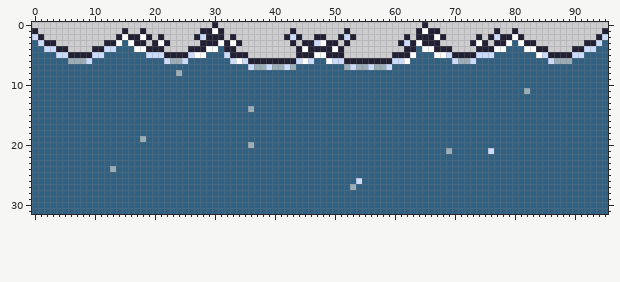
Two versions of one sprite sheet, resources/sprites/maps/water2.png. Above: the version before the commit.
The file is 96x32 pixels.
After:
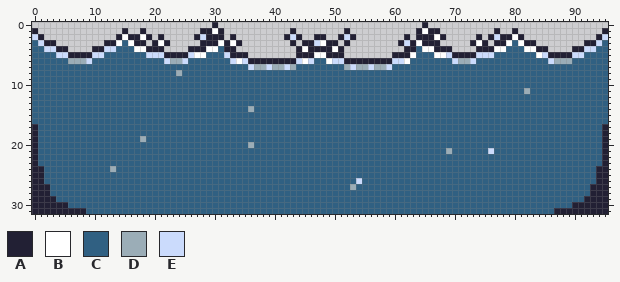
Palette (. is transparent): A #222034  B #ffffff  C #306082  D #9badb7  E #cbdbfc
Changes in this commit:
@@ x 0..95 @@
 16 CCCCCCCCCCCCCCCCCCCCCCCCCCCCCCCCCCCCCCCCCCCCCCCCCCCCCCCCCCCCCCCCCCCCCCCCCCCCCCCCCCCCCCCCCCCCCCCC
-17 CCCCCCCCCCCCCCCCCCCCCCCCCCCCCCCCCCCCCCCCCCCCCCCCCCCCCCCCCCCCCCCCCCCCCCCCCCCCCCCCCCCCCCCCCCCCCCCC
-18 CCCCCCCCCCCCCCCCCCCCCCCCCCCCCCCCCCCCCCCCCCCCCCCCCCCCCCCCCCCCCCCCCCCCCCCCCCCCCCCCCCCCCCCCCCCCCCCC
-19 CCCCCCCCCCCCCCCCCCDCCCCCCCCCCCCCCCCCCCCCCCCCCCCCCCCCCCCCCCCCCCCCCCCCCCCCCCCCCCCCCCCCCCCCCCCCCCCC
-20 CCCCCCCCCCCCCCCCCCCCCCCCCCCCCCCCCCCCDCCCCCCCCCCCCCCCCCCCCCCCCCCCCCCCCCCCCCCCCCCCCCCCCCCCCCCCCCCC
-21 CCCCCCCCCCCCCCCCCCCCCCCCCCCCCCCCCCCCCCCCCCCCCCCCCCCCCCCCCCCCCCCCCCCCCDCCCCCCECCCCCCCCCCCCCCCCCCC
-22 CCCCCCCCCCCCCCCCCCCCCCCCCCCCCCCCCCCCCCCCCCCCCCCCCCCCCCCCCCCCCCCCCCCCCCCCCCCCCCCCCCCCCCCCCCCCCCCC
-23 CCCCCCCCCCCCCCCCCCCCCCCCCCCCCCCCCCCCCCCCCCCCCCCCCCCCCCCCCCCCCCCCCCCCCCCCCCCCCCCCCCCCCCCCCCCCCCCC
-24 CCCCCCCCCCCCCDCCCCCCCCCCCCCCCCCCCCCCCCCCCCCCCCCCCCCCCCCCCCCCCCCCCCCCCCCCCCCCCCCCCCCCCCCCCCCCCCCC
-25 CCCCCCCCCCCCCCCCCCCCCCCCCCCCCCCCCCCCCCCCCCCCCCCCCCCCCCCCCCCCCCCCCCCCCCCCCCCCCCCCCCCCCCCCCCCCCCCC
-26 CCCCCCCCCCCCCCCCCCCCCCCCCCCCCCCCCCCCCCCCCCCCCCCCCCCCCCECCCCCCCCCCCCCCCCCCCCCCCCCCCCCCCCCCCCCCCCC
-27 CCCCCCCCCCCCCCCCCCCCCCCCCCCCCCCCCCCCCCCCCCCCCCCCCCCCCDCCCCCCCCCCCCCCCCCCCCCCCCCCCCCCCCCCCCCCCCCC
-28 CCCCCCCCCCCCCCCCCCCCCCCCCCCCCCCCCCCCCCCCCCCCCCCCCCCCCCCCCCCCCCCCCCCCCCCCCCCCCCCCCCCCCCCCCCCCCCCC
-29 CCCCCCCCCCCCCCCCCCCCCCCCCCCCCCCCCCCCCCCCCCCCCCCCCCCCCCCCCCCCCCCCCCCCCCCCCCCCCCCCCCCCCCCCCCCCCCCC
-30 CCCCCCCCCCCCCCCCCCCCCCCCCCCCCCCCCCCCCCCCCCCCCCCCCCCCCCCCCCCCCCCCCCCCCCCCCCCCCCCCCCCCCCCCCCCCCCCC
-31 CCCCCCCCCCCCCCCCCCCCCCCCCCCCCCCCCCCCCCCCCCCCCCCCCCCCCCCCCCCCCCCCCCCCCCCCCCCCCCCCCCCCCCCCCCCCCCCC
+17 ACCCCCCCCCCCCCCCCCCCCCCCCCCCCCCCCCCCCCCCCCCCCCCCCCCCCCCCCCCCCCCCCCCCCCCCCCCCCCCCCCCCCCCCCCCCCCCA
+18 ACCCCCCCCCCCCCCCCCCCCCCCCCCCCCCCCCCCCCCCCCCCCCCCCCCCCCCCCCCCCCCCCCCCCCCCCCCCCCCCCCCCCCCCCCCCCCCA
+19 ACCCCCCCCCCCCCCCCCDCCCCCCCCCCCCCCCCCCCCCCCCCCCCCCCCCCCCCCCCCCCCCCCCCCCCCCCCCCCCCCCCCCCCCCCCCCCCA
+20 ACCCCCCCCCCCCCCCCCCCCCCCCCCCCCCCCCCCDCCCCCCCCCCCCCCCCCCCCCCCCCCCCCCCCCCCCCCCCCCCCCCCCCCCCCCCCCCA
+21 ACCCCCCCCCCCCCCCCCCCCCCCCCCCCCCCCCCCCCCCCCCCCCCCCCCCCCCCCCCCCCCCCCCCCDCCCCCCECCCCCCCCCCCCCCCCCCA
+22 ACCCCCCCCCCCCCCCCCCCCCCCCCCCCCCCCCCCCCCCCCCCCCCCCCCCCCCCCCCCCCCCCCCCCCCCCCCCCCCCCCCCCCCCCCCCCCCA
+23 ACCCCCCCCCCCCCCCCCCCCCCCCCCCCCCCCCCCCCCCCCCCCCCCCCCCCCCCCCCCCCCCCCCCCCCCCCCCCCCCCCCCCCCCCCCCCCCA
+24 AACCCCCCCCCCCDCCCCCCCCCCCCCCCCCCCCCCCCCCCCCCCCCCCCCCCCCCCCCCCCCCCCCCCCCCCCCCCCCCCCCCCCCCCCCCCCAA
+25 AACCCCCCCCCCCCCCCCCCCCCCCCCCCCCCCCCCCCCCCCCCCCCCCCCCCCCCCCCCCCCCCCCCCCCCCCCCCCCCCCCCCCCCCCCCCCAA
+26 AACCCCCCCCCCCCCCCCCCCCCCCCCCCCCCCCCCCCCCCCCCCCCCCCCCCCECCCCCCCCCCCCCCCCCCCCCCCCCCCCCCCCCCCCCCCAA
+27 AAACCCCCCCCCCCCCCCCCCCCCCCCCCCCCCCCCCCCCCCCCCCCCCCCCCDCCCCCCCCCCCCCCCCCCCCCCCCCCCCCCCCCCCCCCCAAA
+28 AAACCCCCCCCCCCCCCCCCCCCCCCCCCCCCCCCCCCCCCCCCCCCCCCCCCCCCCCCCCCCCCCCCCCCCCCCCCCCCCCCCCCCCCCCCCAAA
+29 AAAACCCCCCCCCCCCCCCCCCCCCCCCCCCCCCCCCCCCCCCCCCCCCCCCCCCCCCCCCCCCCCCCCCCCCCCCCCCCCCCCCCCCCCCCAAAA
+30 AAAAAACCCCCCCCCCCCCCCCCCCCCCCCCCCCCCCCCCCCCCCCCCCCCCCCCCCCCCCCCCCCCCCCCCCCCCCCCCCCCCCCCCCCAAAAAA
+31 AAAAAAAAACCCCCCCCCCCCCCCCCCCCCCCCCCCCCCCCCCCCCCCCCCCCCCCCCCCCCCCCCCCCCCCCCCCCCCCCCCCCCCAAAAAAAAA
